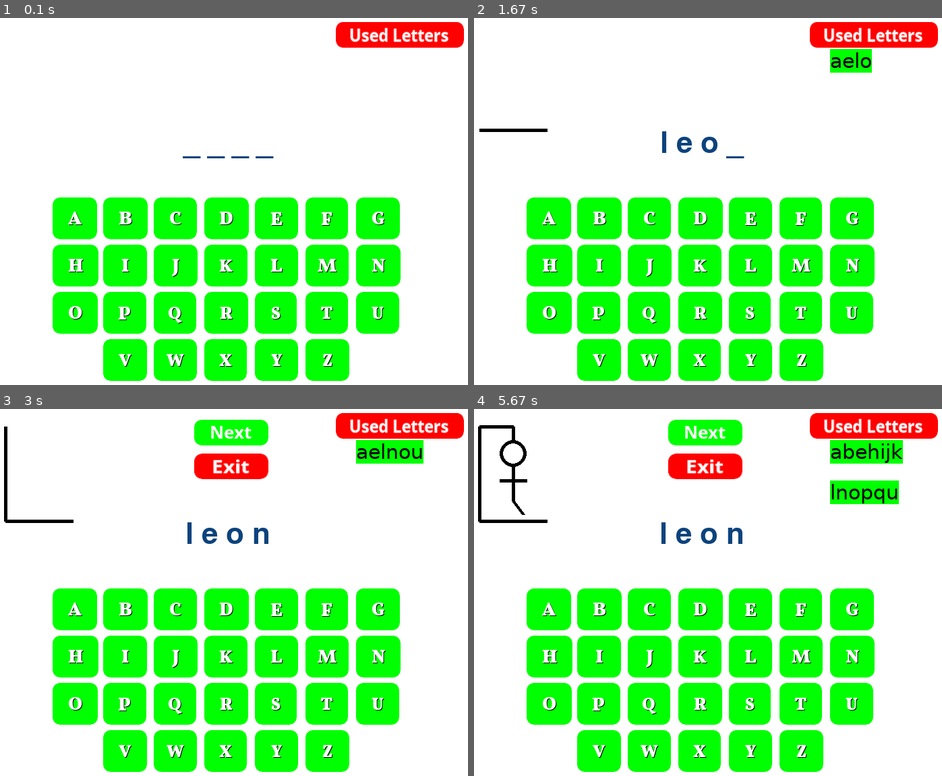
Above: before the commit, frames 1-4 (two rows, left to right).
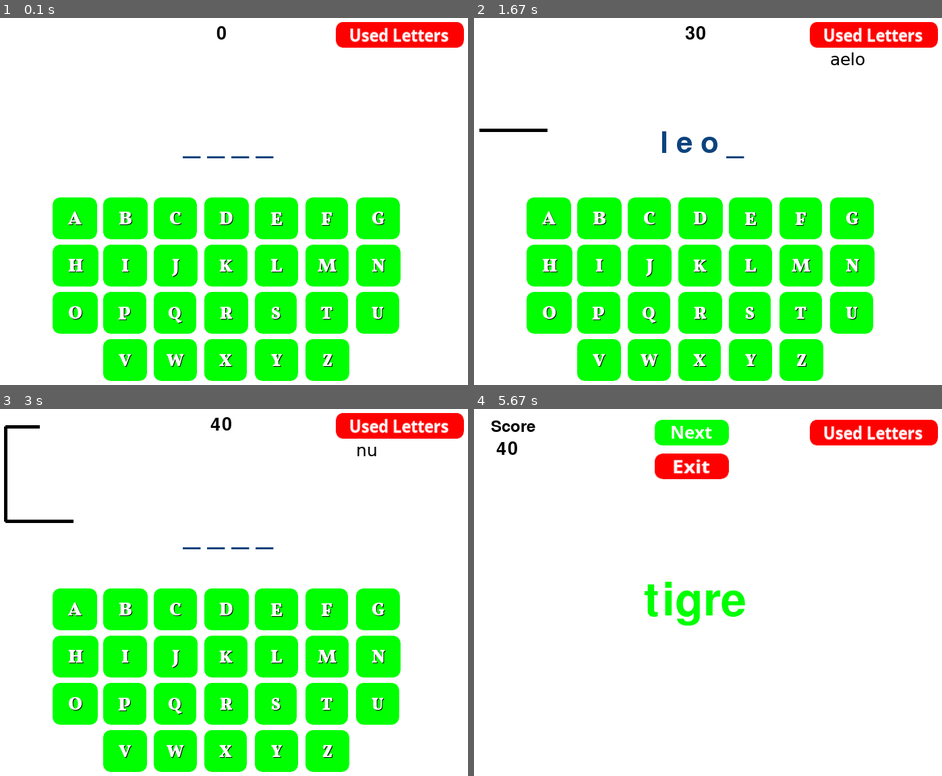
Above: after the commit, the same moments.

Repository: yrod15x/Pygame-Hangman
Game: pygame game, started from hangman.py
Two runs of this game, one before a commit and one after it. Both use one fixed random seed, a clock stepped at 60 frames per second and the inputs below.
Inputs (mouse positions are in pixels of both pictures, inside the frame that each line leads up to):
- Up to frame 1 (0.1 s): no input
- Up to frame 2 (1.67 s): click (548, 219) at 0.38 s; click (750, 219) at 0.72 s; click (534, 304) at 1.05 s; click (764, 245) at 1.38 s
- Up to frame 3 (3 s): click (379, 654) at 1.72 s; click (219, 431) at 2.05 s; click (365, 665) at 2.38 s; click (379, 702) at 2.72 s
- Up to frame 4 (5.67 s): click (600, 654) at 3.05 s; click (525, 640) at 3.38 s; click (600, 702) at 3.72 s; click (647, 654) at 4.05 s; click (600, 610) at 4.38 s; click (647, 702) at 4.72 s; click (698, 654) at 5.05 s; click (693, 431) at 5.38 s

The runs differ from the first frame. In frame 1, less than 0.1% of the frame differs, in the area x 46-49%, y 2-6%; in frame 2, 0.7%; in frame 3, 3.4%; in frame 4, 31%, in the area x 0-100%, y 1-99%.

Commit message:
Hangman Version 1.0 completada. Se pueden hacer refactorizaciones pero el codigo esta funcional.

Diff:
--- a/hangman.py
+++ b/hangman.py
@@ -15,15 +15,15 @@
 COLOR = (12, 67, 125)
 FOND_TEXTO = (125, 65, 12)
 estado = 'started'
+score = 0
 
 ventana = pygame.display.set_mode((WIDTH, HEIGHT))
 pygame.display.set_caption("HANGMAN")
 
 animales = ['gato', 'perro', 'leon', 'tigre', 'cocodrilo']
-palabra_actual = escoger_palabra(animales)
-palabra_espacios = ['_' for i in range(len(palabra_actual))]
 letras_usadas = set()
 letra_pulsada = ''
+juego = 'on'
 
 letras = cargar_imagenes()
 next_btn = pygame.image.load('button_next.png').convert_alpha()
@@ -41,6 +41,12 @@
     ventana.fill(BLANCO)
     # Imprimo en pantallas las letras. Como son imagenes debo sacarles su rectangulo y posicion para que se usen como botones. (Presionar ejecuten algo) - Funcion extraer_rects_img() empieza a llenar una lista con los rectangulos de cada imagen
     if estado == 'started':
+        if juego == 'on':
+            palabra_actual = escoger_palabra(animales)
+            palabra_espacios = ['_' for i in range(len(palabra_actual))]
+            juego = 'off'
+        if palabra_actual == "".join(palabra_espacios):
+            estado = 'finished'
         #Muestra los espacios en pantalla. De acuerdo al largo de la palabra de debe ajustar la poscion de inicio para que quede esteticamente organizada
         espacios = texto_pantalla(" ".join(palabra_espacios), COLOR, BLANCO, (WIDTH // 2), (HEIGHT // 2 - 100), 65)
         ventana.blit(espacios[0], espacios[1])
@@ -52,8 +58,11 @@
         if len(str_let_usadas) > 8:
             str_let_usadas.insert(7, '\n')
             str_let_usadas.insert(7, '\n')
-        imprimir_multilinea("".join(str_let_usadas), 590, 60, 30, ventana, BLACK, VERDE)
-        #print(str_let_usadas)
+        imprimir_multilinea("".join(str_let_usadas), 590, 60, 25, ventana, BLACK, BLANCO)
+
+        #imprimir score
+        score_text = texto_pantalla(str(score), BLACK, BLANCO, WIDTH // 2 - 10, 37, 40)
+        ventana.blit(score_text[0], score_text[1])
 
         for i in range(26):
             #Cada if representa una linea del teclado. Padding lo multiplo por i para que vaya espaciando la letras hacia la derecha
@@ -71,7 +80,7 @@
                 letras_rects.append(extraer_rects_img(letras[i],(WIDTH // 2  + (padding * (i - 21)) - 185), HEIGHT // 2 + padding_top  + 140))
 
         #Dibuja el patibulo y el ahorcado cada vez que sea presione la tecla incorrecta
-        if errores >= 1:
+        if errores >= 1 and estado != 'finished':
             pygame.draw.line(ventana, (BLACK), (70, HEIGHT // 2 - 120), (170, HEIGHT // 2 - 120),5)
         if errores >= 2:
             pygame.draw.line(ventana, (BLACK), (70, HEIGHT // 2 - 120), (70, 40),5)
@@ -102,11 +111,11 @@
             #Ya las imagenes tienen su rectangulo que permite verificar si el mouse se presiono sobre ellas. Al presionar una tecla se mira si la esa letra esta en la palabra
             for i in range(26):
                 letra_pulsada = chr(i + 97)
-
                 if letras_rects[i].collidepoint(pygame.mouse.get_pos()) and letra_pulsada not in letras_usadas:
                     #Si la letra esta una sola vez en la palabra se busca su indice
                     if palabra_actual.count(letra_pulsada) > 0:
                         letras_usadas.add(letra_pulsada)
+                        score += 10
                     if palabra_actual.count(letra_pulsada) == 1:
                         if letra_pulsada in palabra_actual:
                             palabra_espacios[palabra_actual.find(letra_pulsada)] = letra_pulsada
@@ -125,9 +134,31 @@
                 elif letras_rects[i].collidepoint(pygame.mouse.get_pos()) and letra_pulsada in letras_usadas:
                     #agregar sonido
                     print("Letra registrada")
+        if event.type == pygame.MOUSEBUTTONDOWN and estado == 'finished':
+            #Si se hace click en salir o siguiente - Sacar el rect de la imagen
+            exit_btn_rect = extraer_rects_img(exit_btn, (WIDTH //2) - 70, (HEIGHT // 2) - 220)
+            next_btn_rect = extraer_rects_img(next_btn, (WIDTH //2) - 70, (HEIGHT // 2) - 270)
+            if exit_btn_rect.collidepoint(pygame.mouse.get_pos()):
+                pygame.quit()
+                sys.exit()
+            elif next_btn_rect.collidepoint(pygame.mouse.get_pos()):
+                estado = 'started'
+                juego = 'on'
+                letras_usadas = set()
+                letra_pulsada = ''
 
-    if palabra_actual == "".join(palabra_espacios):
-        ventana.blit(next_btn,((WIDTH //2) - 50, (HEIGHT // 2) - 270))
-        ventana.blit(exit_btn,((WIDTH //2) - 50, (HEIGHT // 2) - 220))
+    #Imprimir en pantalla un resumen del juego
+    if estado == 'finished':
+        ventana.blit(next_btn,((WIDTH //2) - 70, (HEIGHT // 2) - 270))
+        ventana.blit(exit_btn,((WIDTH //2) - 70, (HEIGHT // 2) - 220))
+        ventana.blit(used_btn, (560,30))
+        imprimir_multilinea("".join(str_let_usadas), 590, 80, 20, ventana, BLACK, BLANCO)
+        pal_score = texto_pantalla("Score", BLACK, BLANCO, 120, 40, 35)
+        ventana.blit(pal_score[0], pal_score[1])
+        score_text[1] = (95, 60)
+        ventana.blit(score_text[0], score_text[1])
+        palabra_actual_rect = texto_pantalla(palabra_actual, VERDE, BLANCO, (WIDTH // 2) - 10, (HEIGHT // 2), 100)
+        ventana.blit(palabra_actual_rect[0], palabra_actual_rect[1])
+
     pygame.display.update()
     fpsclock.tick(FPS)
